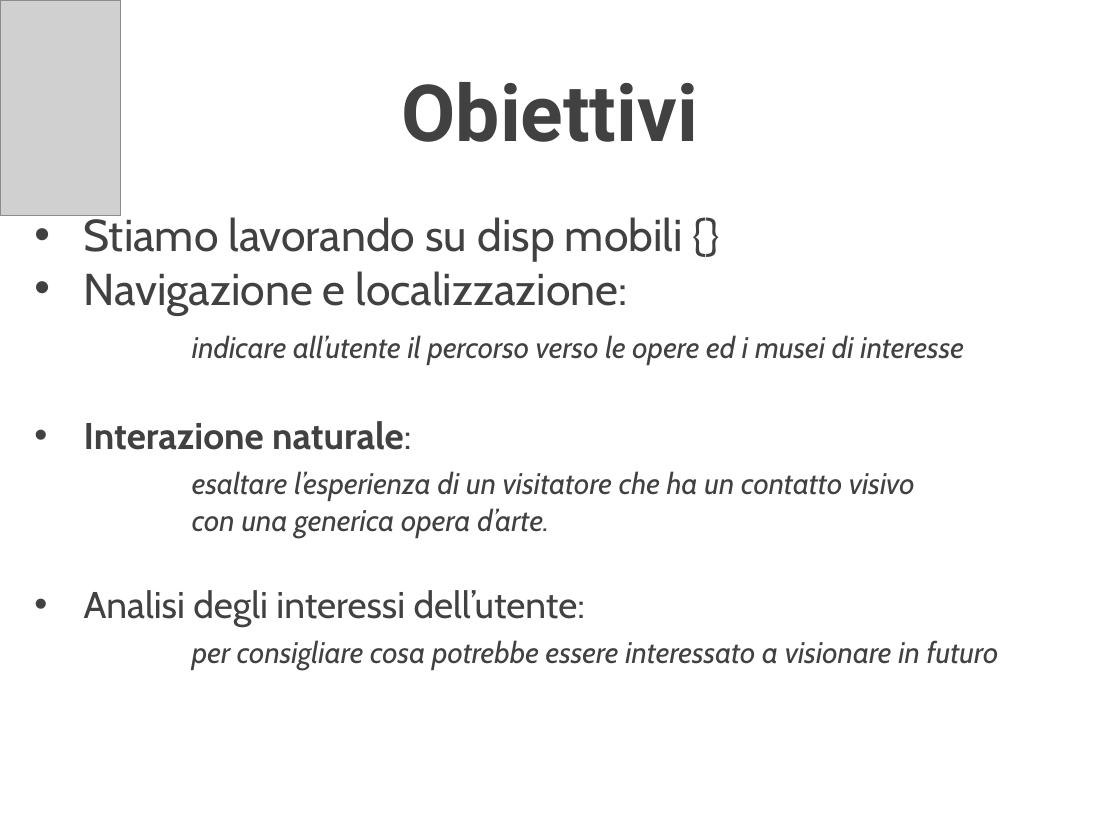
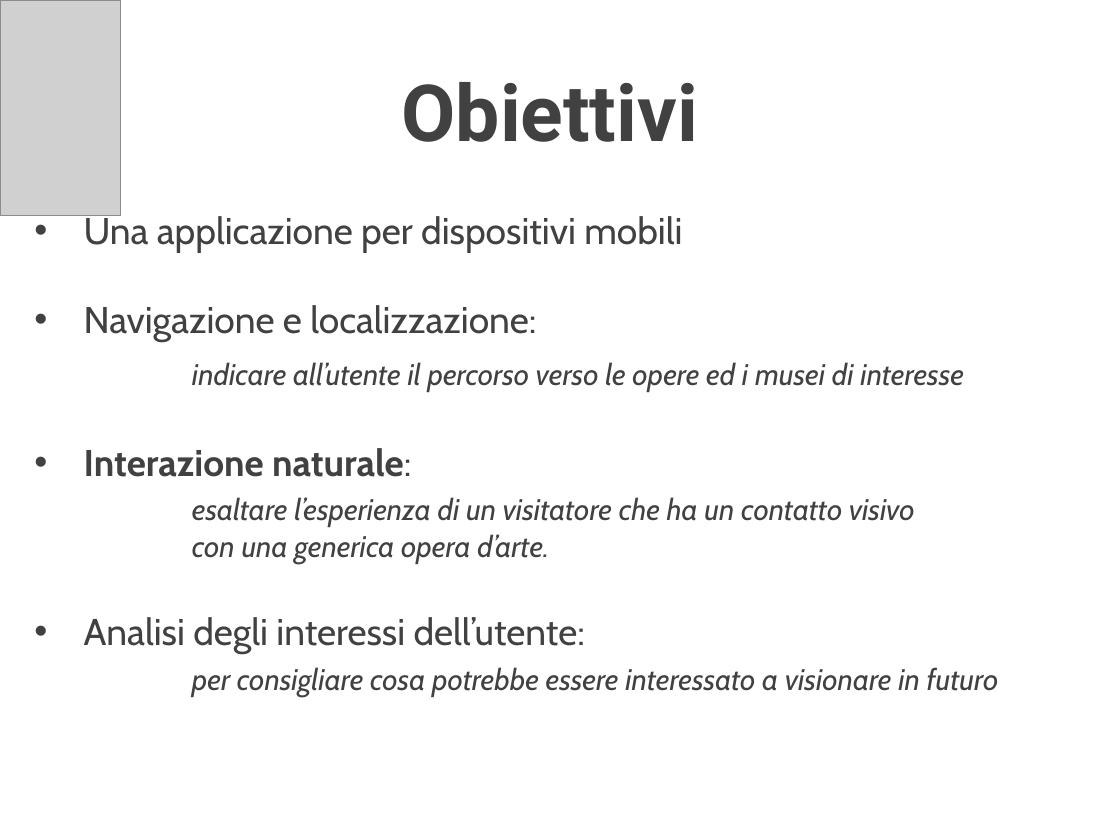
Before and after one commit to delchiaro/beaconav, a slide deck: slide 2 of documentation/presentazione.ppt. Drawn at 1120x840 pixels with LibreOffice and Linux fonts; fonts in the diff are those of the drawing; grey boxes stand for pictures; background and template pictures are left out. Boxes give left, top, right and bottom in pixels: in the first picture for what was removed or moved away, otherwise in the second. Text is boxed around its words. In the diff, an @@ line names an element or a change of style, - is before the commit and + after.

```diff
--- a/documentation/presentazione.ppt
+++ b/documentation/presentazione.ppt
@@ text at [84,212,682,252]: text changed; size 40.8 to 34 pt @@
-• Stiamo lavorando su disp mobili {}
+• Una applicazione per dispositivi mobili
@@ text at [84,305,964,392]: size 40.8 to 34 pt in "Navigazione e localizzazione:" @@
```
Also in this commit, not shown: 2 other slides changed, 2 slides added, 3 slides removed.
